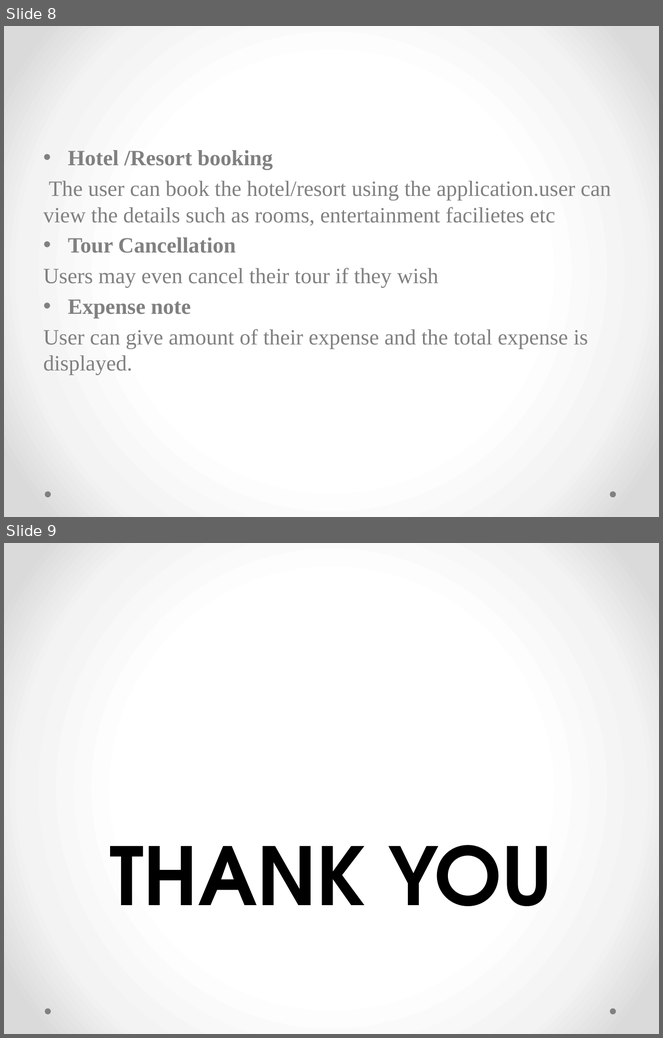
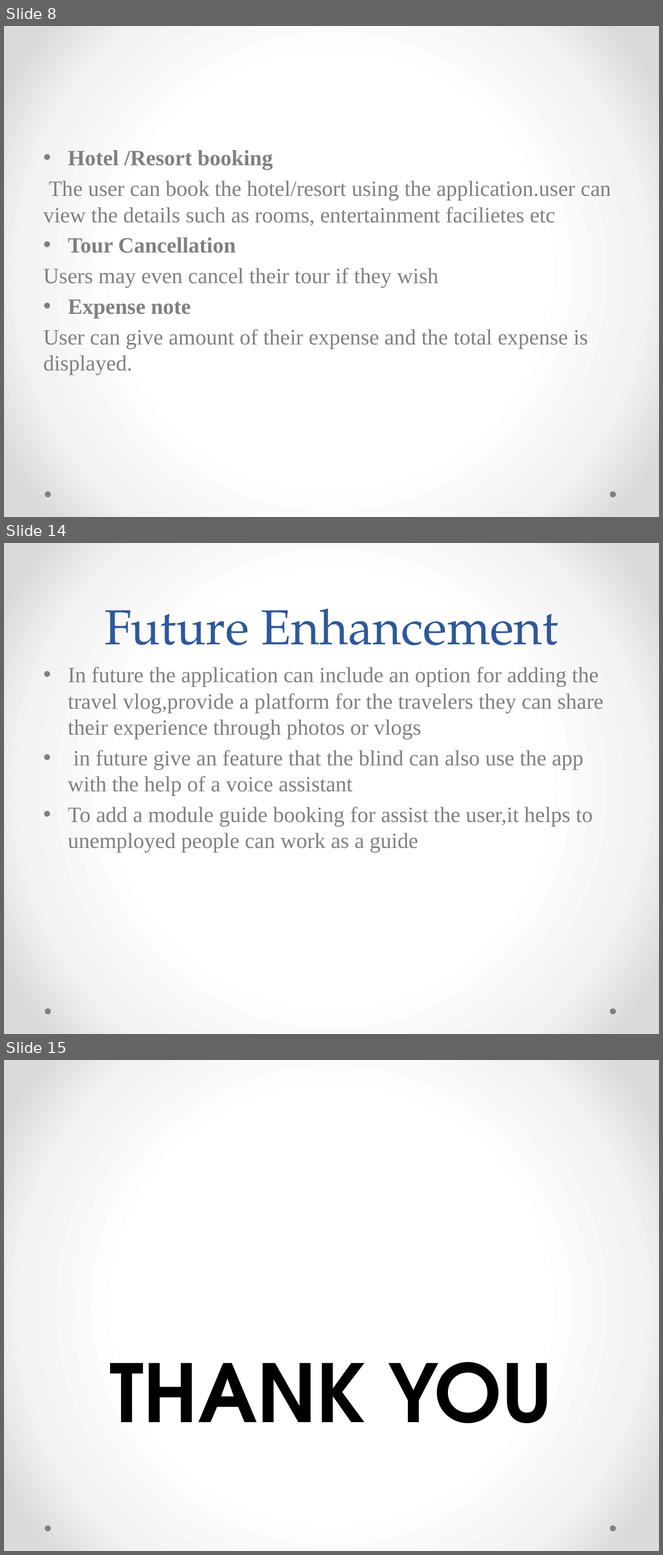
Before and after one commit to Devikapnair/main-project, a slide deck: TRAVEL MATE.pptx. Shown one above the other, each under a label of ours: slides 8 and 9 before the commit, slides 8, 14 and 15 after it; the slides between them are not shown. The pictures are 663x1038 and 663x1555 pixels, drawn with LibreOffice and Linux fonts; fonts in the diff are those of the drawing. Boxes give left, top, right and bottom in pixels: in the first picture for what was removed or moved away, otherwise in the second. Text is boxed around its words. In the diff, an @@ line names an element or a change of style, - is before the commit and + after.

```diff
--- a/TRAVEL MATE.pptx
+++ b/TRAVEL MATE.pptx
@@ slide 14 added at (4,543,659,1034), background gradient #FFFFFF to #F4F4F4 to #DADADA; not listed: 2 template elements that a slide beside it also shows @@
@@ title added at (104,609,559,645), 54 pt, text #2F5897 @@
+Future Enhancement
@@ text added at (68,667,604,853), 24 pt, text #808080 @@
+• In future the application can include an option for adding the travel vlog,provide a platform for the travelers they can share their experience through photos or vlogs
+• in future give an feature that the blind can also use the app with the help of a voice assistant
+• To add a module guide booking for assist the user,it helps to unemployed people can work as a guide
@@ what was slide 9 is now slide 15 @@
```
Also in this commit, not shown: 3 slides changed, 5 other slides added.
